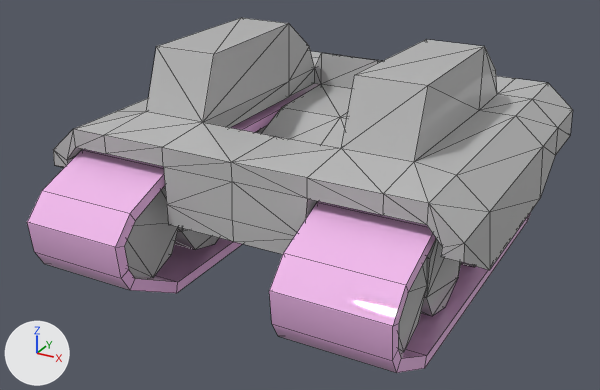
The FBX model Assets/GameObjects/MechParts/TankTreadsFrameA.FBX, before and after one commit.
Rendered twice from a 50 mm lens placed at (3.6, -6.99, 2.53), pointed at (-0.14, -0.2, -0.87). The axes (+X, +Y, +Z) are drawn at lower left. The lights are the same throughout. Mesh edges are drawn as thin lines. Where no turn or scale is listed for an object, it has been applied to the vertices.

The first picture shows 'TAnkTreadsRightA', 'TankTreadsFrameA', 'TankTreadsLeftA'.
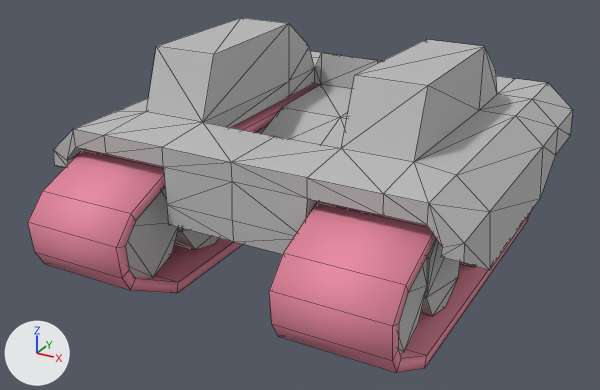
Commit message: Added new tank treads with a tiling material

Where the newer file only moved an object's origin or applied its transform, the numbers keep the older frame.

Pixel boxes [x1, y1, x2, y2] of what changed, in the pictures (600 x 390 px):
'TAnkTreadsRightA', recoloured, shading changed
    both: [269, 201, 530, 373]
'TankTreadsLeftA', recoloured, moved
    before: [27, 84, 321, 293]
    after: [28, 84, 321, 293]
part 2 of me_mesh_001, shading changed
    both: [269, 201, 531, 373]

The edits, one by one:
Material 'Treads' (mat_treads) is new.
Its base color is (0.8, 0.244, 0.348) (pink #e7879f).
Its roughness is 0.69.
me_mesh_002 has 48 vertices, 48 faces and spans x -1.76..-0.75, y -2.28..2.49, z -1.51..-0.24.
me_mesh_002 is used by ob_tanktreadslefta; location (0.0, 0.0, 0.0).
me_mesh_002 no longer uses material mat_material__8 (pink #f4bbee).
me_mesh_002 part 1: the whole mesh is moved by (1.26, -0.28, 1.51).
me_mesh_002 now uses material mat_treads (pink #e7879f).
me_mesh_001 has 48 vertices, 48 faces and spans x 0.74..1.76, y -2.28..2.49, z -1.51..-0.24.
me_mesh_001 is used by ob_tanktreadsrighta; location (0.0, 0.0, 0.0).
me_mesh_001 no longer uses material mat_material__8 (pink #f4bbee).
me_mesh_001 part 2: edges marked sharp go from 52 to 0.
me_mesh_001 now uses material mat_treads (pink #e7879f).
Object 'TankTreadsLeftA' (ob_tanktreadslefta) moves from (0.0, 0.0, 0.0) to (-1.251, 0.284, -1.509).
